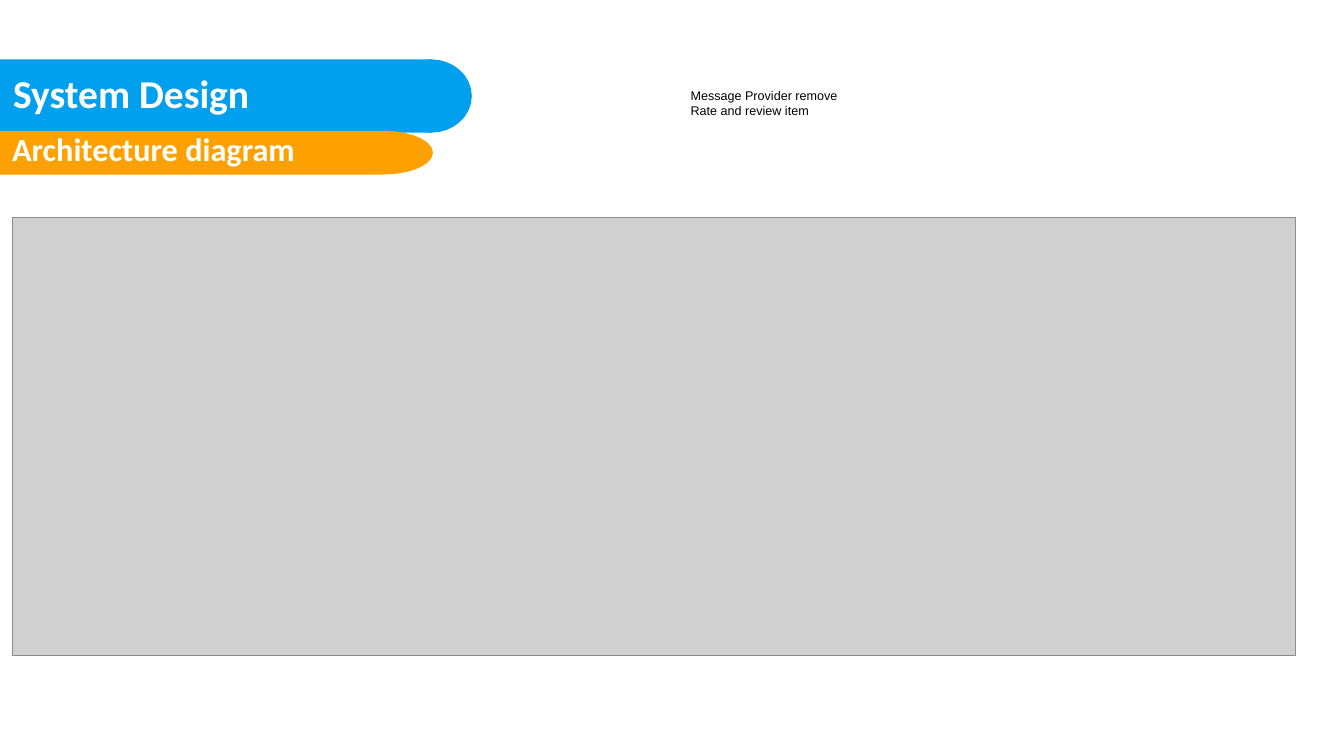
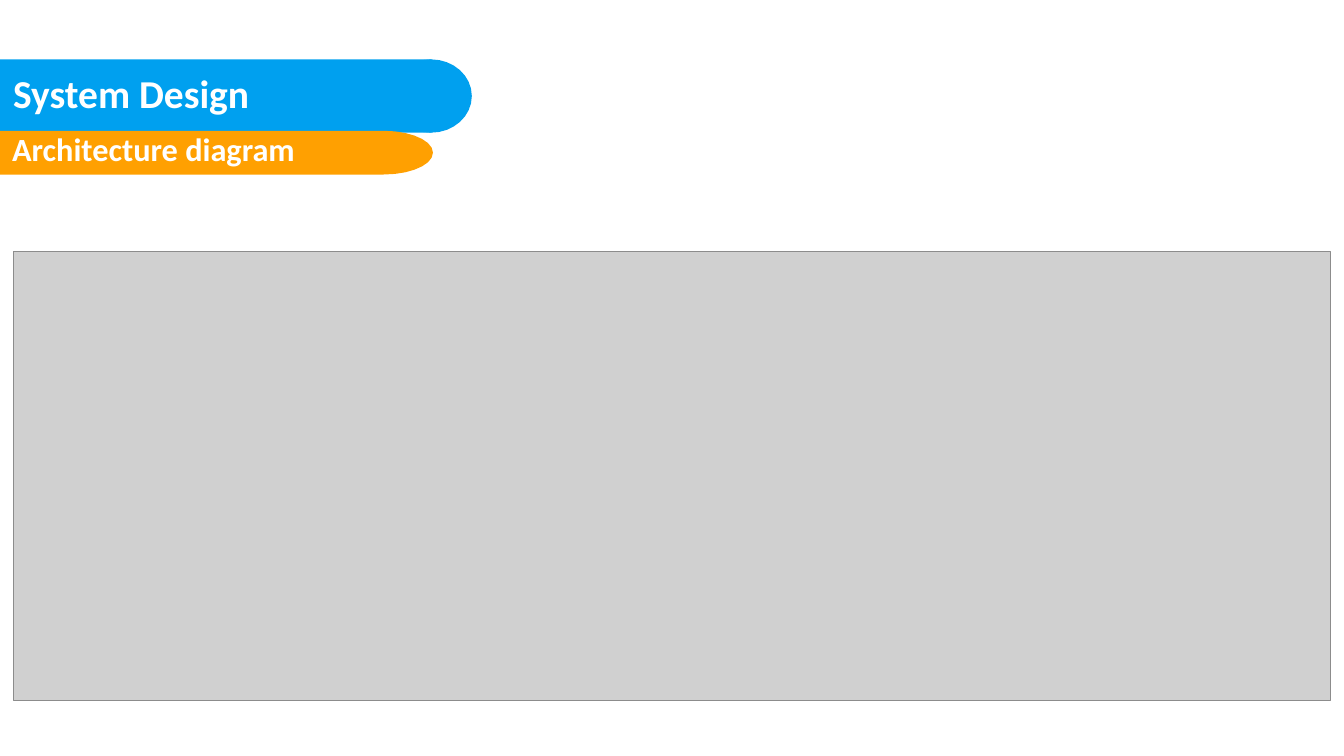
Before and after one commit to nisarggandhi21/Taste-of-Home, a slide deck: slide 20 of Taste-of-Home.pptx. Drawn at 1344x756 pixels with LibreOffice and Linux fonts; fonts in the diff are those of the drawing; grey boxes stand for pictures; background and template pictures are left out. Boxes give left, top, right and bottom in pixels: in the first picture for what was removed or moved away, otherwise in the second. Text is boxed around its words. In the diff, an @@ line names an element or a change of style, - is before the commit and + after.

```diff
--- a/Taste-of-Home.pptx
+++ b/Taste-of-Home.pptx
@@ text removed at [691, 91, 837, 115] @@
-Message Provider remove
-Rate and review item
@@ picture: place and size @@
-picture at [12, 217, 1296, 655]
+picture at [14, 252, 1330, 701]
```
Also in this commit, not shown: 3 other slides changed, 2 slides added, 4 slides removed, 1 other file.
